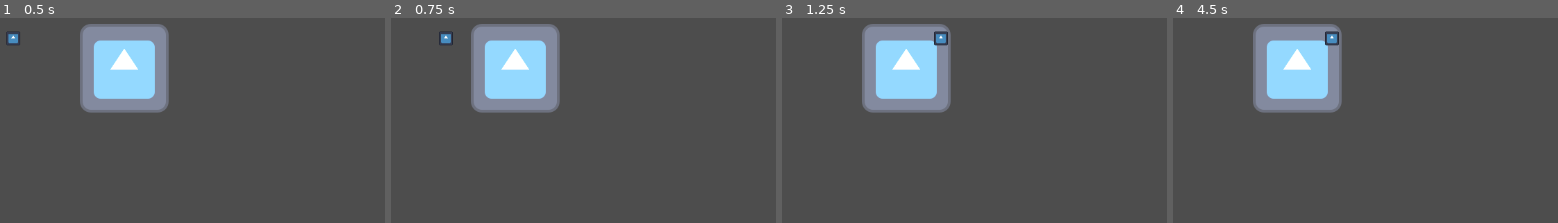
Above: before the commit, frames 1-4 (left to right).
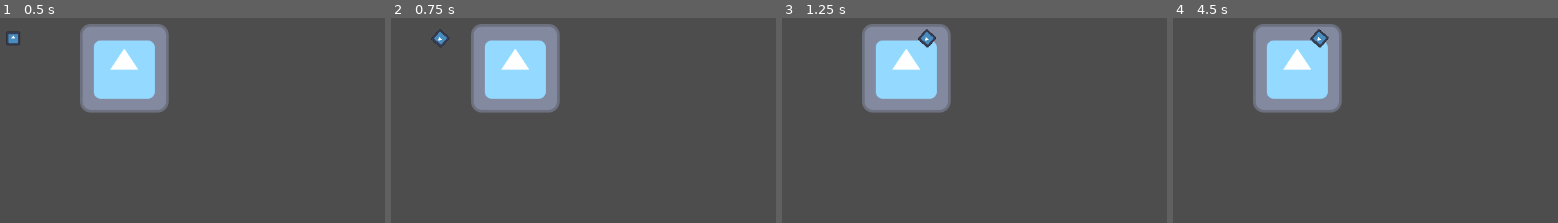
Above: after the commit, the same moments.

Repository: filippo-orru/island-tag-game
Game: Godot game, scene res://world.tscn
The game is run twice, just before and just after one commit, with the same random seed, the same clock (stepped at 60 frames per second) and the same inputs. The engine's default icon, where the game draws it, is replaced by a stand-in: a white triangle on a blue panel in a dark square.
Inputs:
- Up to frame 1 (0.5 s): no input
- Up to frame 2 (0.75 s): tap Enter at 0.5 s; hold Right (ui_right) from 0.53 s (still down)
- Up to frame 3 (1.25 s): keep holding Right (ui_right)
- Up to frame 4 (4.5 s): release Right (ui_right) at 1.28 s; hold Down (ui_down) 1.28-2.03 s; hold Right (ui_right) 2.03-2.78 s; hold Up (ui_up) 2.78-3.53 s; hold Left (ui_left) from 3.53 s (still down)

Frame 1 is identical in both runs. In frame 2, 0.2% of the frame differs, in the area x 10-17%, y 5-15%; in frame 3, 0.5%, in the area x 35-44%, y 5-15%; in frame 4, 0.5%.

Commit message:
Grid based movement

Diff:
--- a/Player.gd
+++ b/Player.gd
@@ -1,20 +1,40 @@
 extends CharacterBody2D
 
 const SPEED = 300.0
+const GRID_SIZE = 32
 
-func _physics_process(delta): # Don't use delta here, move_and_slide already respects it.
-	# Get the input direction and handle the movement/deceleration.
+var fromPos = [0, 0]
+var targetPos = [0, 0]
 
+func nextMove():
+	fromPos[0] = targetPos[0]
+	fromPos[1] = targetPos[1]
+
+	# TODO save input "last timee direction was pressed" to make not left/right take precedence
 	var xDirection = Input.get_axis("ui_left", "ui_right")
+	var yDirection = Input.get_axis("ui_up", "ui_down")
+
 	if xDirection:
-		velocity.x = xDirection * SPEED
-	else:
-		velocity.x = move_toward(velocity.x, 0, SPEED / 10) # Slow down
+		# TODO -1, 0 or 1. no floats on dpad
+		targetPos[0] += xDirection
+		get_node(".").look_at(self.position + Vector2(1 * xDirection, 0))
+	elif yDirection:
+		targetPos[1] += yDirection
+		get_node(".").look_at(self.position + Vector2(0, 1 * yDirection))
 
-	var yDirection = Input.get_axis("ui_up", "ui_down")
-	if yDirection:
-		velocity.y = yDirection * SPEED
-	else:
-		velocity.y = move_toward(velocity.y, 0, SPEED / 10) # Slow down
 
-	move_and_slide()
+func _process(delta):
+	# Move left/right
+	if fromPos[0] != targetPos[0]:
+		position.x = move_toward(position.x, targetPos[0] * GRID_SIZE, delta * SPEED)
+		if position.x == targetPos[0] * GRID_SIZE:
+			nextMove()
+
+	# Move top/down
+	if fromPos[1] != targetPos[1]:
+		position.y = move_toward(position.y, targetPos[1] * GRID_SIZE, delta * SPEED)
+		if position.y == targetPos[1] * GRID_SIZE:
+			nextMove()
+
+	if fromPos == targetPos:
+		nextMove()
